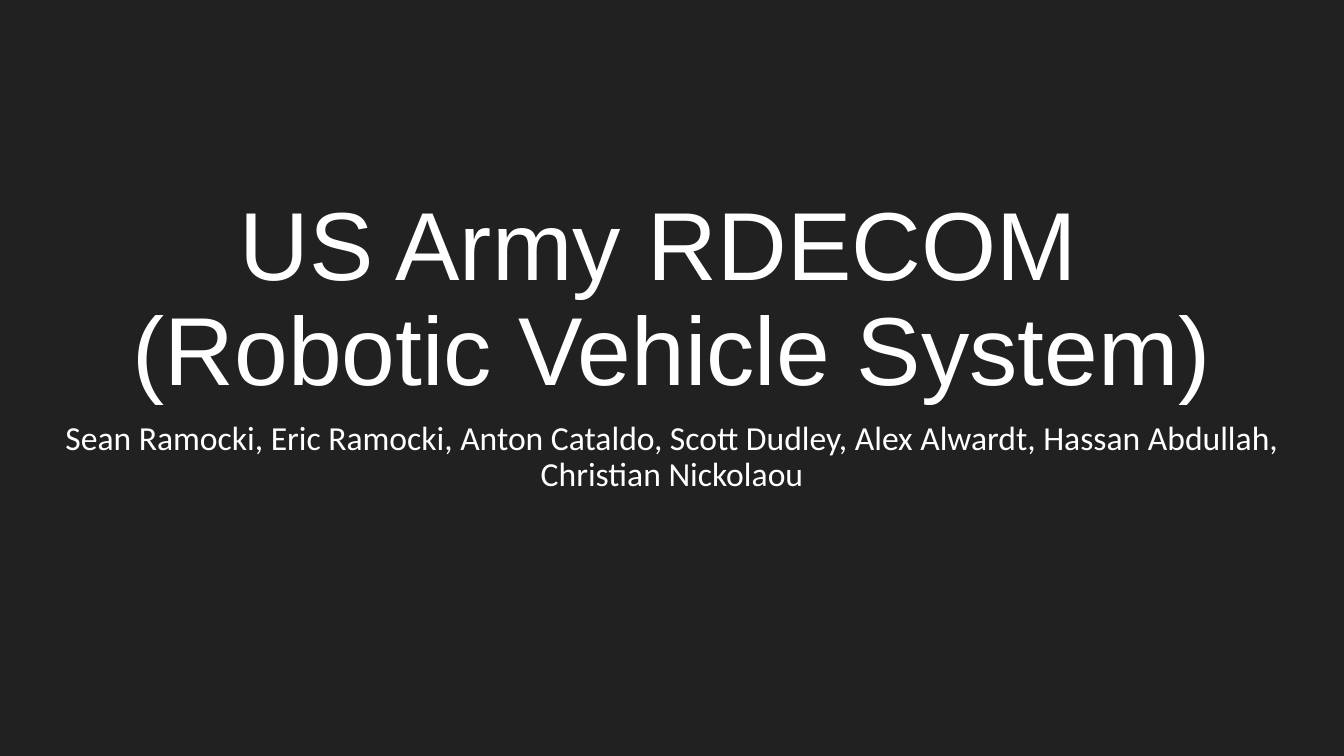
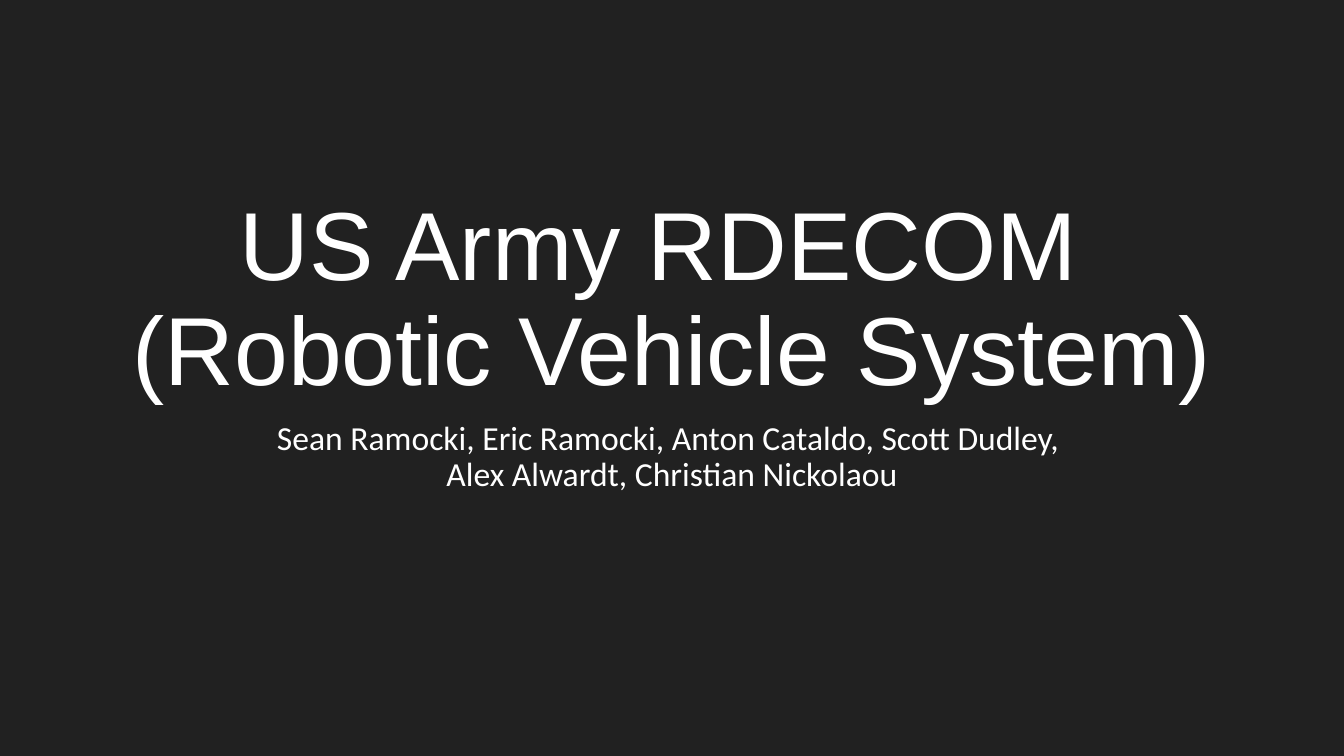
Before and after one commit to sramocki/SeniorProjectRobot, a slide deck: slide 1 of Sprint 1 Presentation.pptx. Drawn at 1344x756 pixels with LibreOffice and Linux fonts; fonts in the diff are those of the drawing. Boxes give left, top, right and bottom in pixels: in the first picture for what was removed or moved away, otherwise in the second. Text is boxed around its words. In the diff, an @@ line names an element or a change of style, - is before the commit and + after.

Commit message:
Edited the Presentation 1st Slide

```diff
--- a/Sprint 1 Presentation.pptx
+++ b/Sprint 1 Presentation.pptx
@@ subtitle at bbox=[277, 426, 1059, 490]: text changed @@
-Sean Ramocki, Eric Ramocki, Anton Cataldo, Scott Dudley, Alex Alwardt, Hassan Abdullah, Christian Nickolaou
+Sean Ramocki, Eric Ramocki, Anton Cataldo, Scott Dudley,
+Alex Alwardt, Christian Nickolaou
```
